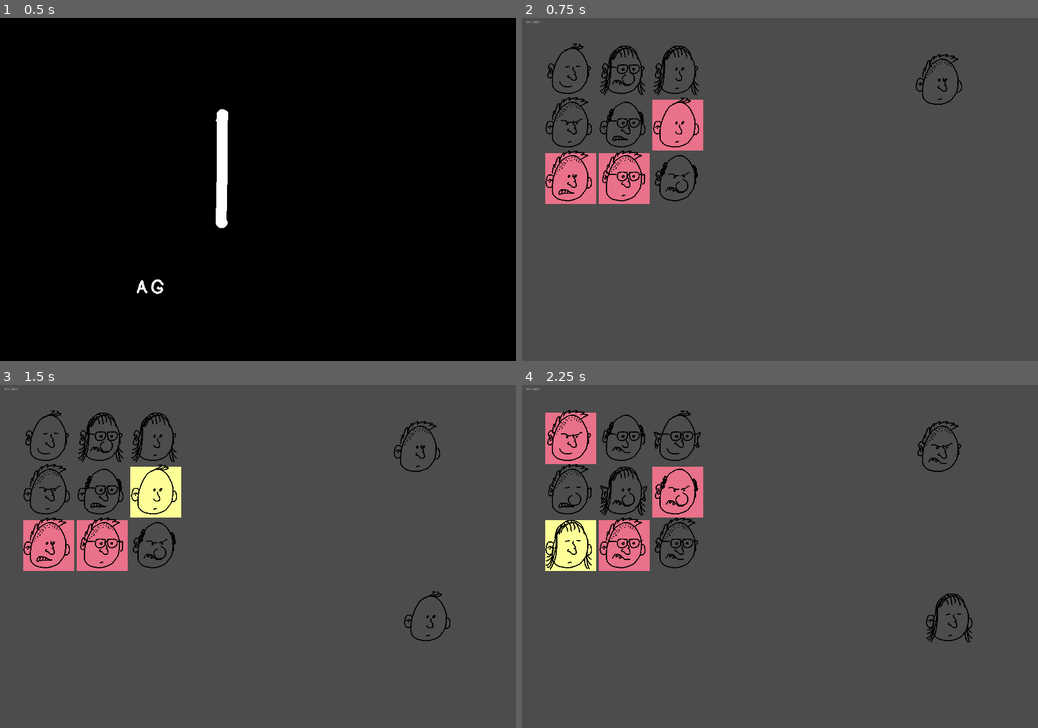
Above: before the commit, frames 1-4 (two rows, left to right).
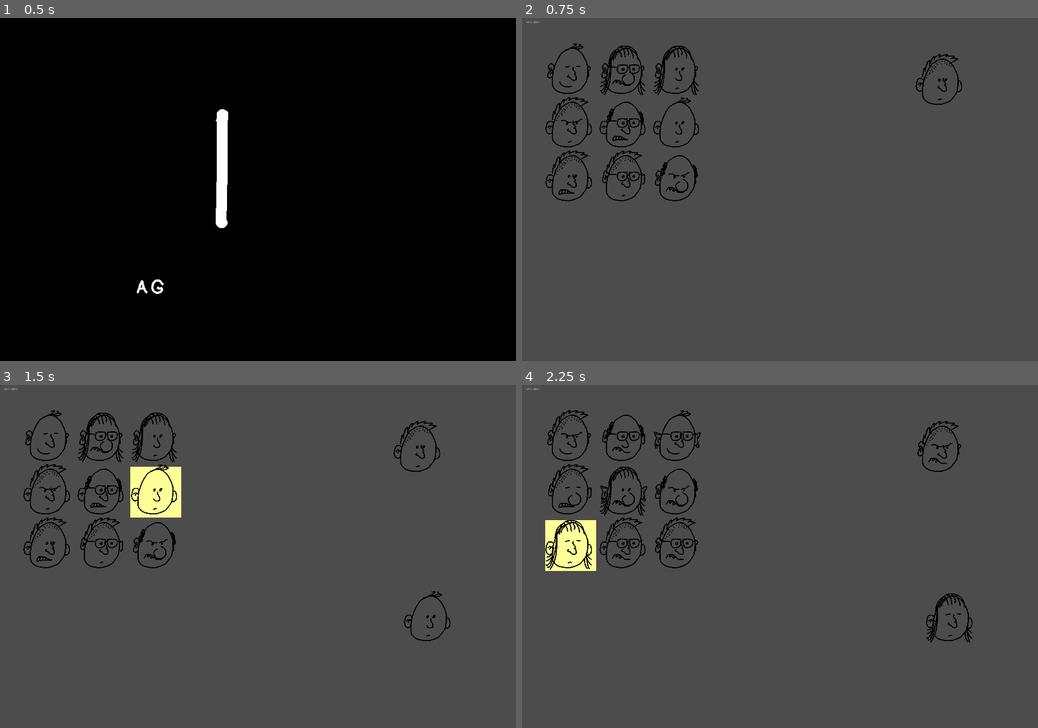
Above: after the commit, the same moments.

Repository: skarnl/godot--gmtk2021
Game: Godot game, scene res://screens/splash.tscn
Two runs of this game, one before a commit and one after it. Both use one fixed random seed, a clock stepped at 60 frames per second and the inputs below.
Inputs (mouse positions are in pixels of both pictures, inside the frame that each line leads up to):
- Up to frame 1 (0.5 s): no input
- Up to frame 2 (0.75 s): tap Enter (ui_accept) at 0.5 s; move the mouse to (893, 172) at 0.52 s; click (893, 172) at 0.67 s
- Up to frame 3 (1.5 s): tap Enter (ui_accept) at 0.77, 1.25 s; move the mouse to (154, 491) at 1.27 s; click (154, 491) at 1.42 s
- Up to frame 4 (2.25 s): tap Enter (ui_accept) at 1.52 s; tap R (restart) at 2 s; move the mouse to (568, 542) at 2.02 s; click (568, 542) at 2.17 s

Frame 1 is identical in both runs. In frame 2, 3.9% of the frame differs, in the area x 4-36%, y 23-55%; in frame 3, 2.6%; in frame 4, 3.9%.

Commit message:
Only show debug information when pressing "D"

Diff:
--- a/entities/market/market_person.gd
+++ b/entities/market/market_person.gd
@@ -10,6 +10,8 @@
 
 var _selected := false
 var mark_as_variant := false
+
+var _debug := false
 
 
 func _on_input_event(viewport: Node, event: InputEvent, shape_idx: int) -> void:
@@ -24,6 +26,17 @@
 		_update_selected_render()
 
 
+func _input(event: InputEvent) -> void:
+	if OS.is_debug_build():
+		if event is InputEventKey and event.is_action_pressed('debug_toggle'):
+			_debug = true
+			update()
+
+		if event is InputEventKey and event.is_action_released('debug_toggle'):
+			_debug = false
+			update()
+
+
 func _update_selected_render() -> void:
 #	TODO render hier iets om aan te geven dat het geselecteerd is of niet
 	update()
@@ -31,7 +44,7 @@
 
 
 func _draw() -> void:
-	if OS.is_debug_build() and mark_as_variant:
+	if OS.is_debug_build() and mark_as_variant and _debug:
 		draw_rect(Rect2(Vector2(10.0, 10.0), Vector2(190.00, 190.00)), Color.crimson.lightened(0.4))
 
 	if _selected:
